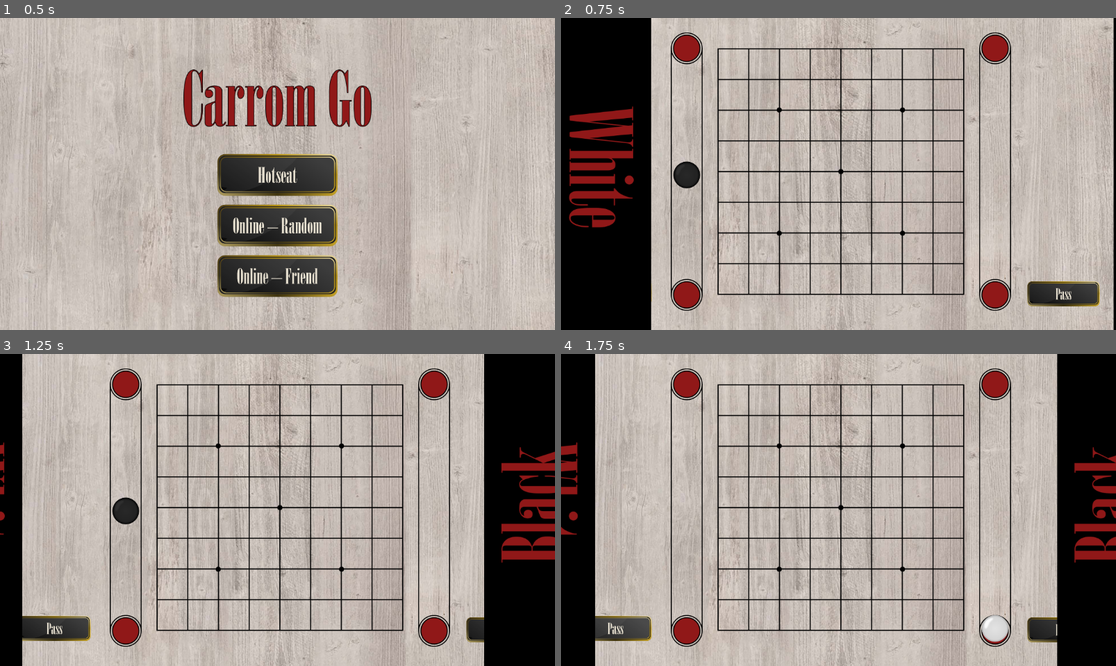
Above: before the commit, frames 1-4 (two rows, left to right).
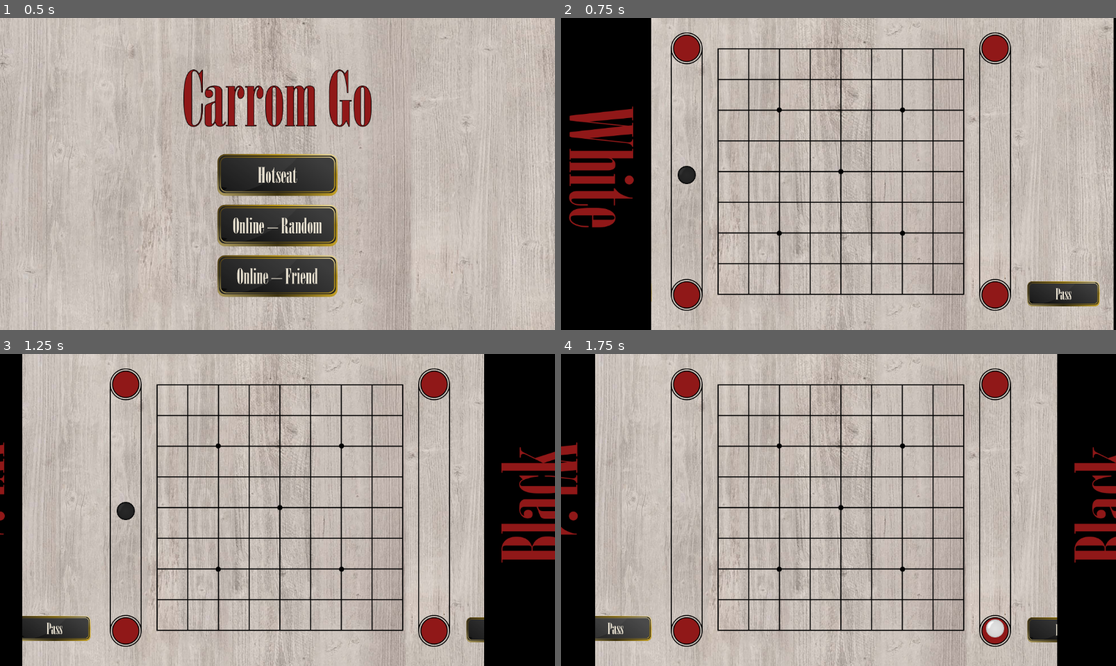
Above: after the commit, the same moments.

Repository: thomasstaud/carrom-go
Game: Godot game, scene res://GameManager.tscn
Same seed, same stepped clock (60 frames per second), same inputs: the game is played once before the commit and once after it.
Inputs (mouse positions are in pixels of both pictures, inside the frame that each line leads up to):
- Up to frame 1 (0.5 s): no input
- Up to frame 2 (0.75 s): click (838, 174) at 0.5 s
- Up to frame 3 (1.25 s): no input
- Up to frame 4 (1.75 s): click (616, 628) at 1.25 s

Frame 1 is identical in both runs. In frame 2, 0.2% of the frame differs, in the area x 20-26%, y 45-55%; in frame 3, 0.2%; in frame 4, 0.2%, in the area x 75-81%, y 83-93%.

Commit message:
reduced stone  size + restructure

Diff:
--- /dev/null
+++ b/board/board.gd
@@ -0,0 +1,12 @@
+class_name Board
+extends Node2D
+
+@export var size: Vector2i
+# placement bounds
+@export var x_black: float
+@export var x_white: float
+@export var y_min: float
+@export var y_max: float
+# shooting bounds
+# TODO: increase bounds by stone radius
+@export var bounds: Vector4
--- a/board/board.tscn
+++ /dev/null
@@ -1,16 +0,0 @@
-[gd_scene load_steps=3 format=3 uid="uid://ci5pbfr5nyayu"]
-
-[ext_resource type="Texture2D" uid="uid://dw8n07s8hfar0" path="res://board/wood_texture.jpg" id="1_k4dee"]
-[ext_resource type="Texture2D" uid="uid://cpwxt634ygps4" path="res://board/board_9x9.png" id="2_vj8kq"]
-
-[node name="Board" type="Node2D"]
-
-[node name="WoodTexture" type="Sprite2D" parent="."]
-position = Vector2(573, 382)
-scale = Vector2(0.588667, 0.588667)
-texture = ExtResource("1_k4dee")
-
-[node name="Board9x9" type="Sprite2D" parent="."]
-position = Vector2(581, 319)
-rotation = -1.5708
-texture = ExtResource("2_vj8kq")
--- /dev/null
+++ b/board/board_9x9.tscn
@@ -0,0 +1,24 @@
+[gd_scene load_steps=4 format=3 uid="uid://ci5pbfr5nyayu"]
+
+[ext_resource type="Script" uid="uid://bssrc5qjdr244" path="res://board/board.gd" id="1_1nm4v"]
+[ext_resource type="Texture2D" uid="uid://dw8n07s8hfar0" path="res://board/wood_texture.jpg" id="2_yxeor"]
+[ext_resource type="Texture2D" uid="uid://cpwxt634ygps4" path="res://board/board_9x9.png" id="3_8tbdn"]
+
+[node name="Board" type="Node2D"]
+script = ExtResource("1_1nm4v")
+size = Vector2i(9, 9)
+x_black = 261.0
+x_white = 901.0
+y_min = 63.0
+y_max = 575.0
+bounds = Vector4(326, 64, 836, 574)
+
+[node name="WoodTexture" type="Sprite2D" parent="."]
+position = Vector2(573, 382)
+scale = Vector2(0.588667, 0.588667)
+texture = ExtResource("2_yxeor")
+
+[node name="Board9x9" type="Sprite2D" parent="."]
+position = Vector2(581, 319)
+rotation = -1.5708
+texture = ExtResource("3_8tbdn")
--- a/game/game.gd
+++ b/game/game.gd
@@ -11,7 +11,7 @@
 
 const MENU = preload("res://ui/menu.tscn")
 const STONE = preload("res://stones/stone.tscn")
-const STONE_DIAMETER: float = 55.0
+const STONE_DIAMETER: float = 38.0
 
 # --- physics ---
 const SHOOT_SPEED: float = 0.05
@@ -21,20 +21,10 @@
 # 1.0 is full bounce, 0.0 is no bounce
 const BOUNCINESS: float = 0.6
 # higher value means worse performance but better collisions
-const COLLISION_PRECISION: float = 2.0
-
-# TODO: move this to the board node
-# --- board ---
-const BOARD_SIZE := Vector2(9, 9)
-# placement bounds
-const X_BLACK: int = 261
-const X_WHITE: int = 901
-const Y_MIN: int = 63
-const Y_MAX: int = 575
-# shooting bounds
+const COLLISION_PRECISION: float = 4.0
+
+# TODO: just use actual screen size + stone radius bounds
 const SCREEN_BOUNDS := Vector4(-50, -50, 1200, 700)
-# TODO: increase bounds by stone radius
-const BOARD_BOUNDS := Vector4(326, 64, 836, 574)
 
 var state: State
 # true, if a player passed in the previous turn
@@ -47,11 +37,12 @@
 var shot_valid: bool
 
 @onready var go: Go = $Go
+@onready var board: Board = $Board
 @onready var stone_container: Node2D = $StoneContainer
 @onready var ui: UI = $UI
 
 func _ready() -> void:
-	go.init(BOARD_SIZE)
+	go.init(board.size)
 	go.stone_captured.connect(stone_captured)
 	ui.player_passed.connect(player_passed)
 	next_turn()
@@ -69,7 +60,7 @@
 func positioning():
 	# TODO: no red circle overlap
 	var mouse_y = get_viewport().get_mouse_position().y
-	current_stone.position.y = clamp(mouse_y, Y_MIN, Y_MAX)
+	current_stone.position.y = clamp(mouse_y, board.y_min, board.y_max)
 	if Input.is_mouse_button_pressed(MOUSE_BUTTON_LEFT):
 		state = State.AIMING
 
@@ -88,7 +79,10 @@
 	if shooting_dir.length() < MIN_SHOOT_SPEED:
 		if shot_valid:
 			# snap in place
-			var board_pos = world_to_board_pos(current_stone.position)
+			# TODO: get 4 closest positions and pick the closest non-occupied one
+			var board_pos = closest_unoccupied_board_pos(current_stone.position)
+			print(board_pos)
+			print(four_closest_board_pos(current_stone.position))
 			current_stone.board_pos = board_pos
 			current_stone.position = board_to_world_pos(board_pos)
 			# make go move
@@ -115,15 +109,15 @@
 
 		# collide with border
 		if shot_valid:
-			if current_stone.position.x < BOARD_BOUNDS.x or current_stone.position.x > BOARD_BOUNDS.z:
+			if current_stone.position.x < board.bounds.x or current_stone.position.x > board.bounds.z:
 				shooting_dir = shooting_dir.reflect(Vector2.UP) * BOUNCINESS
 				return
-			if current_stone.position.y < BOARD_BOUNDS.y or current_stone.position.y > BOARD_BOUNDS.w:
+			if current_stone.position.y < board.bounds.y or current_stone.position.y > board.bounds.w:
 				shooting_dir = shooting_dir.reflect(Vector2.RIGHT) * BOUNCINESS
 				return
 
 		if not shot_valid:
-			if in_bounds(current_stone.position, BOARD_BOUNDS):
+			if in_bounds(current_stone.position, board.bounds):
 				shot_valid = true
 			if not in_bounds(current_stone.position, SCREEN_BOUNDS):
 				current_stone.queue_free()
@@ -144,24 +138,52 @@
 
 func get_cell_size() -> Vector2:
 	return Vector2(
-		(BOARD_BOUNDS.z - BOARD_BOUNDS.x) / (BOARD_SIZE.x - 1),
-		(BOARD_BOUNDS.w - BOARD_BOUNDS.y) / (BOARD_SIZE.y - 1)
+		(board.bounds.z - board.bounds.x) / (board.size.x - 1),
+		(board.bounds.w - board.bounds.y) / (board.size.y - 1)
 	)
 
-func world_to_board_pos(pos: Vector2) -> Vector2i:
+func closest_unoccupied_board_pos(pos: Vector2) -> Vector2i:
+	var poss: Array[Vector2i] = four_closest_board_pos(pos)
+	var actual: Vector2 = world_to_board_pos_unrounded(pos)
+
+	poss.sort_custom(func(a: Vector2, b: Vector2): return a.distance_to(actual) < b.distance_to(actual))
+	for check in poss:
+		if check not in placed_stones:
+			return check
+	printerr("something has gone really wrong")
+	return Vector2i(-1, -1)
+
+func four_closest_board_pos(pos: Vector2) -> Array[Vector2i]:
 	var cell_size: Vector2 = get_cell_size()
+	var x = [
+		floor((pos.x - board.bounds.x) / cell_size.x),
+		ceil((pos.x - board.bounds.x) / cell_size.x)
+	]
+	var y = [
+		floor((pos.y - board.bounds.y) / cell_size.y),
+		ceil((pos.y - board.bounds.y) / cell_size.y)
+	]
+
+	var res: Array[Vector2i] = []
+	for i in range(4):
+		@warning_ignore("integer_division")
+		res.append(Vector2i(x[i % 2], y[i / 2]))
+	return res
+
+func world_to_board_pos_unrounded(pos: Vector2) -> Vector2:
+	var cell_size: Vector2 = get_cell_size()
 
 	return Vector2(
-		round((pos.x - BOARD_BOUNDS.x) / cell_size.x),
-		round((pos.y - BOARD_BOUNDS.y) / cell_size.y)
+		(pos.x - board.bounds.x) / cell_size.x,
+		(pos.y - board.bounds.y) / cell_size.y
 	)
 
 func board_to_world_pos(pos: Vector2i) -> Vector2:
 	var cell_size: Vector2 = get_cell_size()
 
 	return Vector2(
-		pos.x * cell_size.x + BOARD_BOUNDS.x,
-		pos.y * cell_size.y + BOARD_BOUNDS.y
+		pos.x * cell_size.x + board.bounds.x,
+		pos.y * cell_size.y + board.bounds.y
 	)
 
 func next_turn():
@@ -175,11 +197,12 @@
 	var stone = STONE.instantiate()
 	stone_container.add_child(stone)
 	stone.set_texture(black)
-	stone.position.x = X_BLACK if black else X_WHITE
+	stone.position.x = board.x_black if black else board.x_white
 	return stone
 
 func stone_captured(pos: Vector2i) -> void:
 	placed_stones[pos].queue_free()
+	placed_stones.erase(pos)
 
 func player_passed() -> void:
 	if passing:
--- a/game/game.tscn
+++ b/game/game.tscn
@@ -2,7 +2,7 @@
 
 [ext_resource type="Script" uid="uid://c7pmjn7kd7mpk" path="res://game/game.gd" id="1_feb5d"]
 [ext_resource type="Script" uid="uid://td14ndn5ho11" path="res://game/go.gd" id="2_fc0e3"]
-[ext_resource type="PackedScene" uid="uid://ci5pbfr5nyayu" path="res://board/board.tscn" id="3_feb5d"]
+[ext_resource type="PackedScene" uid="uid://ci5pbfr5nyayu" path="res://board/board_9x9.tscn" id="3_feb5d"]
 [ext_resource type="Texture2D" uid="uid://flf2fiipa5nc" path="res://ui/assets/button_normal.png" id="4_eow3j"]
 [ext_resource type="Script" uid="uid://co26hhbdo4hdo" path="res://ui/game_ui.gd" id="4_hve3p"]
 [ext_resource type="Texture2D" uid="uid://cple8snaikfg5" path="res://ui/assets/button_pressed.png" id="5_j5wjh"]
--- a/stones/stone.tscn
+++ b/stones/stone.tscn
@@ -1,11 +1,18 @@
-[gd_scene load_steps=3 format=3 uid="uid://du5umawtva6vn"]
+[gd_scene load_steps=4 format=3 uid="uid://du5umawtva6vn"]
 
 [ext_resource type="Texture2D" uid="uid://ceeyblojvmr1u" path="res://stones/stone_black.png" id="1_6s6ed"]
 [ext_resource type="Script" uid="uid://cqdd4e7vjq8ni" path="res://stones/stone.gd" id="1_rq0vd"]
 
+[sub_resource type="PlaceholderTexture2D" id="PlaceholderTexture2D_ansb5"]
+size = Vector2(38, 38)
+
 [node name="Stone" type="Node2D"]
 script = ExtResource("1_rq0vd")
 
+[node name="SizeComparison" type="Sprite2D" parent="."]
+visible = false
+texture = SubResource("PlaceholderTexture2D_ansb5")
+
 [node name="Sprite2D" type="Sprite2D" parent="."]
-scale = Vector2(0.22, 0.22)
+scale = Vector2(0.15, 0.15)
 texture = ExtResource("1_6s6ed")
--- a/ui/game_ui.gd
+++ b/ui/game_ui.gd
@@ -11,6 +11,8 @@
 @onready var banner_black: TextureRect = $BannerBlack
 @onready var banner_white: TextureRect = $BannerWhite
 @onready var animation_player: AnimationPlayer = $AnimationPlayer
+
+# TODO: display number of stones captured
 
 func set_turn(black: bool):
 	_turn_black = black
Not shown, added: board/board.gd.uid
